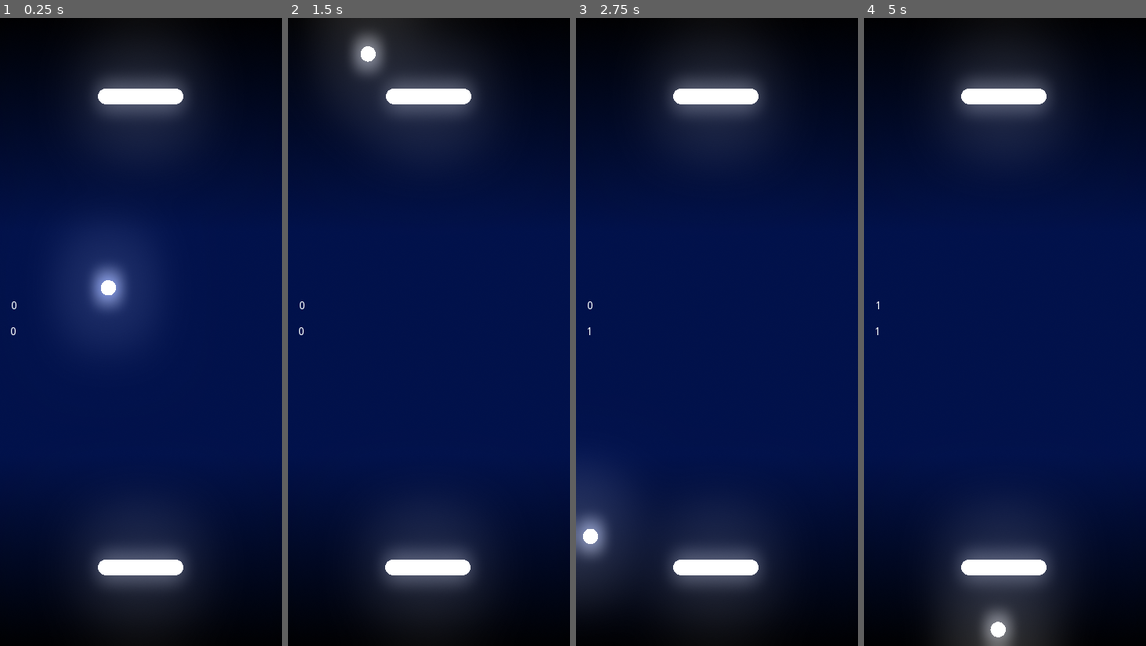
Above: before the commit, frames 1-4 (left to right).
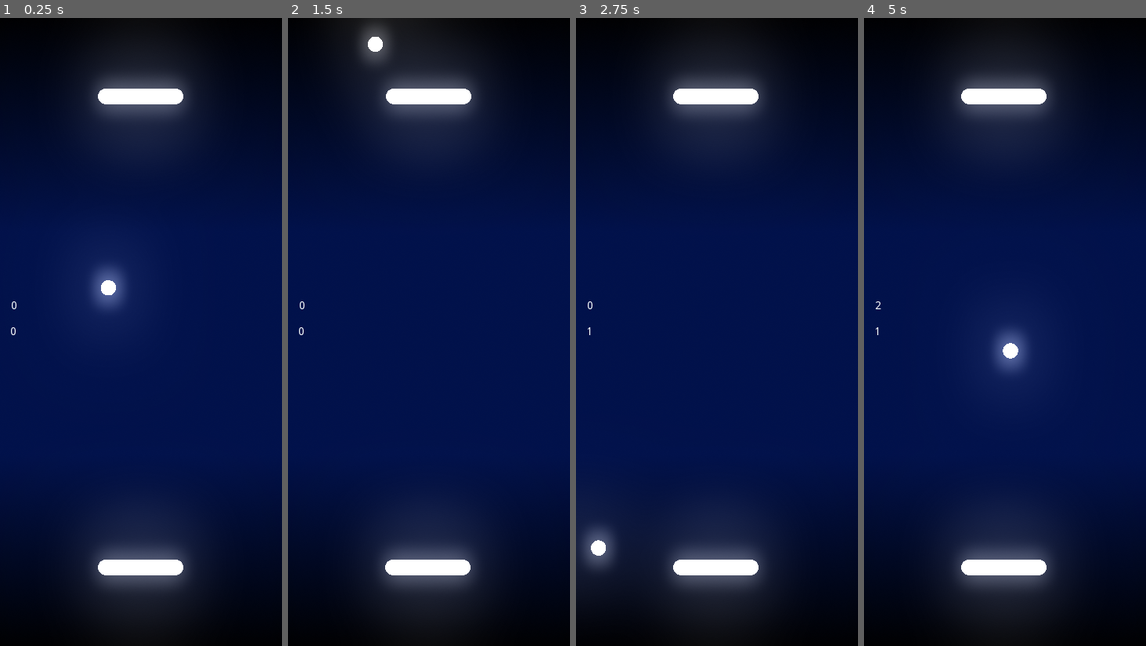
Above: after the commit, the same moments.

Repository: EmilienLeroy/DuoPong
Game: Godot game, scene res://main.tscn
Same seed, same stepped clock (60 frames per second), same inputs: the game is played once before the commit and once after it.
Inputs (mouse positions are in pixels of both pictures, inside the frame that each line leads up to):
- Up to frame 1 (0.25 s): no input
- Up to frame 2 (1.5 s): drag from (429, 93) to (429, 570) at 0.52 s; drag from (429, 570) to (429, 93) at 1.27 s
- Up to frame 3 (2.75 s): move the mouse to (745, 193) at 2.02 s; click (745, 193) at 2.17 s
- Up to frame 4 (5 s): drag from (990, 457) to (920, 237) at 2.77 s; move the mouse to (1089, 426) at 3.52 s; click (1089, 426) at 3.67 s; drag from (920, 237) to (962, 175) at 4.27 s

The runs differ from the first frame. In frame 1, 0.4% of the frame differs, in the area x 32-44%, y 39-46%; in frame 2, 0.7%; in frame 3, 0.8%; in frame 4, 2.2%, in the area x 4-62%, y 45-100%.

Commit message:
✨ Increase speed of the ball on each collision

Diff:
--- a/entities/ball/ball.gd
+++ b/entities/ball/ball.gd
@@ -1,6 +1,8 @@
 extends KinematicBody2D
 
 export var speed = 300;
+export var max_speed = 1000;
+export var increase_speed = 30;
 var direction = Vector2.ZERO;
 
 func init(d, p):
@@ -13,4 +15,9 @@
 	if (!collision_info):
 		return;
 
-	direction = direction.bounce(collision_info.normal)
+	direction = direction.bounce(collision_info.normal);
+
+	if (speed > max_speed):
+		return;
+
+	speed = speed + increase_speed;
--- a/entities/ball/ball.tscn
+++ b/entities/ball/ball.tscn
@@ -1,7 +1,6 @@
-[gd_scene load_steps=5 format=2]
+[gd_scene load_steps=4 format=2]
 
 [ext_resource path="res://entities/ball/ball.gd" type="Script" id=1]
-[ext_resource path="res://assets/light.png" type="Texture" id=2]
 
 [sub_resource type="SphereMesh" id=1]
 
@@ -11,14 +10,9 @@
 script = ExtResource( 1 )
 
 [node name="Texture" type="MeshInstance2D" parent="."]
+modulate = Color( 1.3, 1.3, 1.3, 1 )
 scale = Vector2( 9.76077, 9.76077 )
 mesh = SubResource( 1 )
 
 [node name="Collision" type="CollisionShape2D" parent="."]
 shape = SubResource( 2 )
-
-[node name="Light2D" type="Light2D" parent="."]
-position = Vector2( -1.90735e-06, -1.90735e-06 )
-scale = Vector2( 0.0432129, 0.0432129 )
-texture = ExtResource( 2 )
-energy = 0.5
